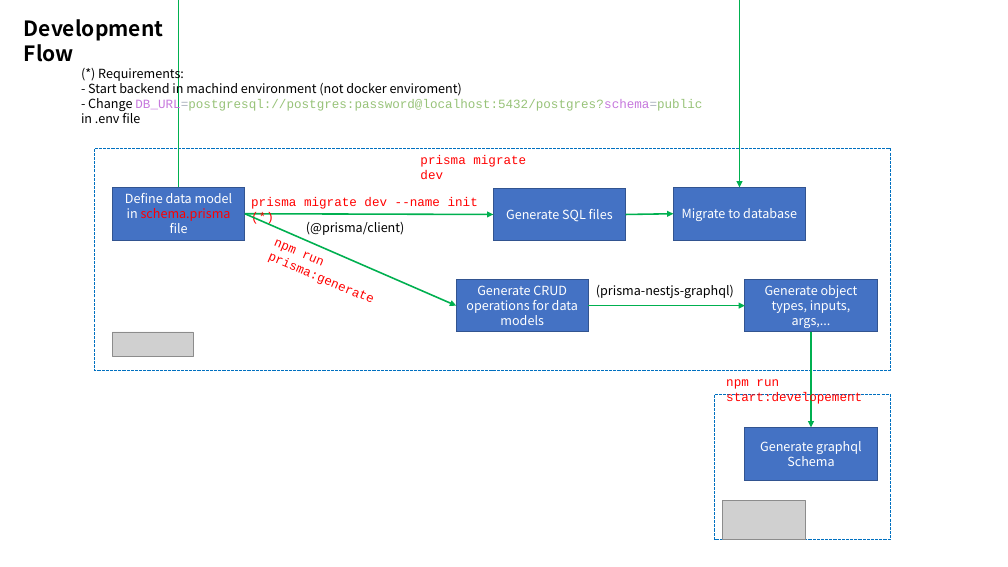
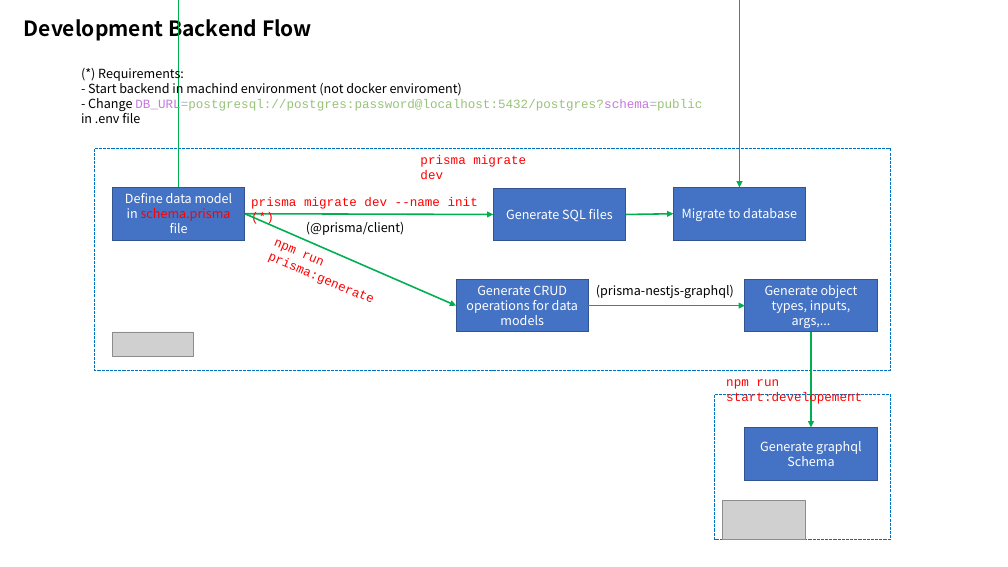
Before and after one commit to dukinfotech/nestjs-nextjs, a slide deck: slide 3 of docs/infra_architecture.pptx (slide 2 before the commit). Drawn at 1008x567 pixels with LibreOffice and Linux fonts; fonts in the diff are those of the drawing; grey boxes stand for pictures. Boxes give left, top, right and bottom in pixels: in the first picture for what was removed or moved away, otherwise in the second. Text is boxed around its words. In the diff, an @@ line names an element or a change of style, - is before the commit and + after.

```diff
--- a/docs/infra_architecture.pptx
+++ b/docs/infra_architecture.pptx
@@ text at [24,15,312,41]: text changed @@
-Development Flow
+Development Backend Flow
```
Also in this commit, not shown: 1 slide added.
